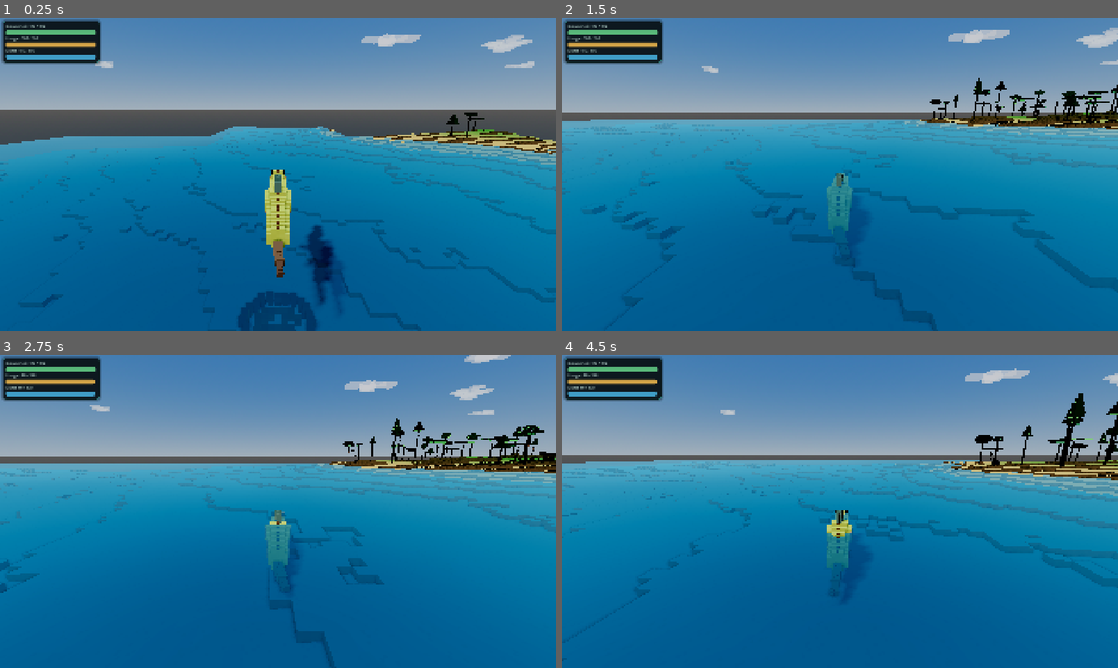
Above: before the commit, frames 1-4 (two rows, left to right).
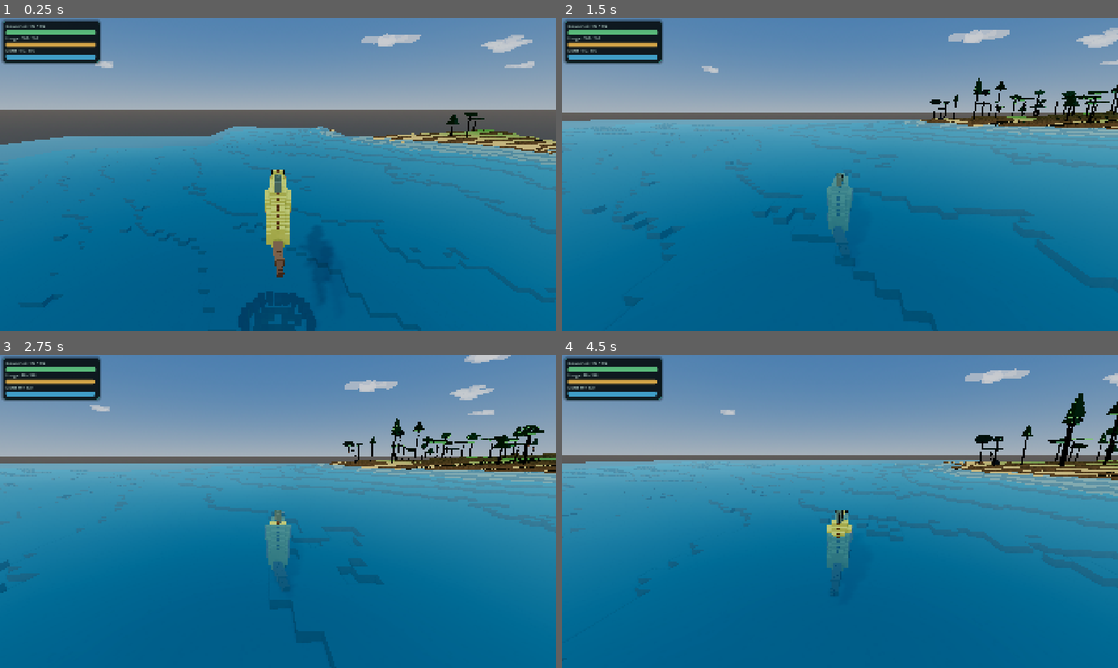
Above: after the commit, the same moments.

Repository: MajorDragonfly/voxelverse
Game: Godot game, scene res://main/main.tscn
Two runs of this game, one before a commit and one after it. Both use one fixed random seed, a clock stepped at 60 frames per second and the inputs below.
Inputs (mouse positions are in pixels of both pictures, inside the frame that each line leads up to):
- Up to frame 1 (0.25 s): no input
- Up to frame 2 (1.5 s): tap Enter at 0.5 s; move the mouse to (867, 174) at 0.52 s; hold W (move_forward) from 0.53 s (still down); click (867, 174) at 0.6 s; tap Space (jump) at 0.77 s; move the mouse to (812, 174) at 1.27 s; tap L at 1.35 s
- Up to frame 3 (2.75 s): keep holding W (move_forward); tap Space (jump) at 1.52 s; move the mouse to (289, 505) at 2.02 s; tap R at 2.1 s
- Up to frame 4 (4.5 s): keep holding W (move_forward); move the mouse to (834, 517) at 2.77 s; tap Tab at 2.85 s; click (834, 517) at 2.92 s; tap Space (jump) at 3.02, 3.77 s; move the mouse to (878, 514) at 3.52 s; tap Delete at 3.6 s; move the mouse to (795, 508) at 4.27 s; tap Q at 4.35 s

The runs differ from the first frame. In frame 1, 10% of the frame differs, in the area x 0-100%, y 35-94%; in frame 2, 12%, in the area x 0-100%, y 24-77%; in frame 3, 11%; in frame 4, 12%.

Commit message:
Switch main runtime to procedural species and V6 presentation

Diff:
--- a/main/main.tscn
+++ b/main/main.tscn
@@ -3,8 +3,8 @@
 [ext_resource type="PackedScene" uid="uid://cflvob4gek5k0" path="res://creatures/player/player.tscn" id="1_53q0u"]
 [ext_resource type="PackedScene" uid="uid://d1vpfpfcqte7w" path="res://world/world_manager.tscn" id="2_pjrb6"]
 [ext_resource type="PackedScene" uid="uid://cm26fs2gvsrep" path="res://world/resources/nests/nest.tscn" id="3_xwkvk"]
-[ext_resource type="Script" path="res://world/visuals/world_presentation_director.gd" id="5_presentation"]
-[ext_resource type="Script" path="res://world/fauna/fauna_streamer_v5.gd" id="6_fauna"]
+[ext_resource type="Script" path="res://world/visuals/world_presentation_director_v6.gd" id="5_presentation"]
+[ext_resource type="Script" path="res://world/fauna/fauna_streamer_v6.gd" id="6_fauna"]
 [ext_resource type="PackedScene" path="res://world/visuals/planet_visual_environment.tscn" id="4_c651c"]
 
 [node name="Main" type="Node3D" unique_id=926892959]
@@ -16,16 +16,17 @@
 
 [node name="Nest" parent="." unique_id=1293792252 instance=ExtResource("3_xwkvk")]
 
-[node name="FaunaStreamerV5" type="Node3D" parent="."]
+[node name="FaunaStreamerV6" type="Node3D" parent="."]
 script = ExtResource("6_fauna")
-target_population = 10
-maximum_population = 14
-spawn_interval = 0.65
-minimum_spawn_radius = 20.0
-maximum_spawn_radius = 56.0
-despawn_radius = 94.0
+target_population = 8
+maximum_population = 12
+spawn_interval = 0.85
+minimum_spawn_radius = 14.0
+maximum_spawn_radius = 28.0
+despawn_radius = 76.0
+species_region_size = 256.0
 
 [node name="PlanetVisualEnvironment" parent="." unique_id=166311708 instance=ExtResource("4_c651c")]
 
-[node name="WorldPresentationDirector" type="Node3D" parent="."]
+[node name="WorldPresentationDirectorV6" type="Node3D" parent="."]
 script = ExtResource("5_presentation")
